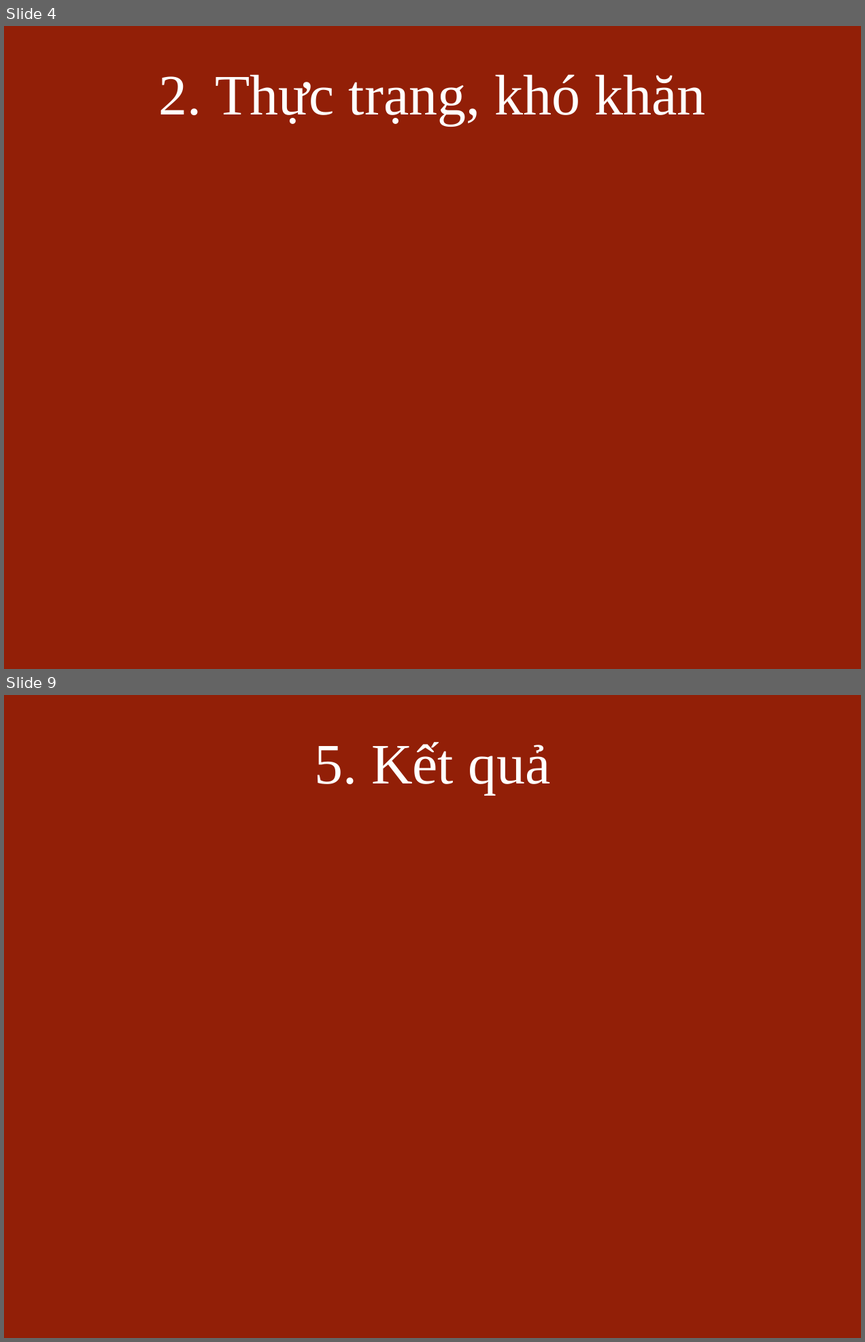
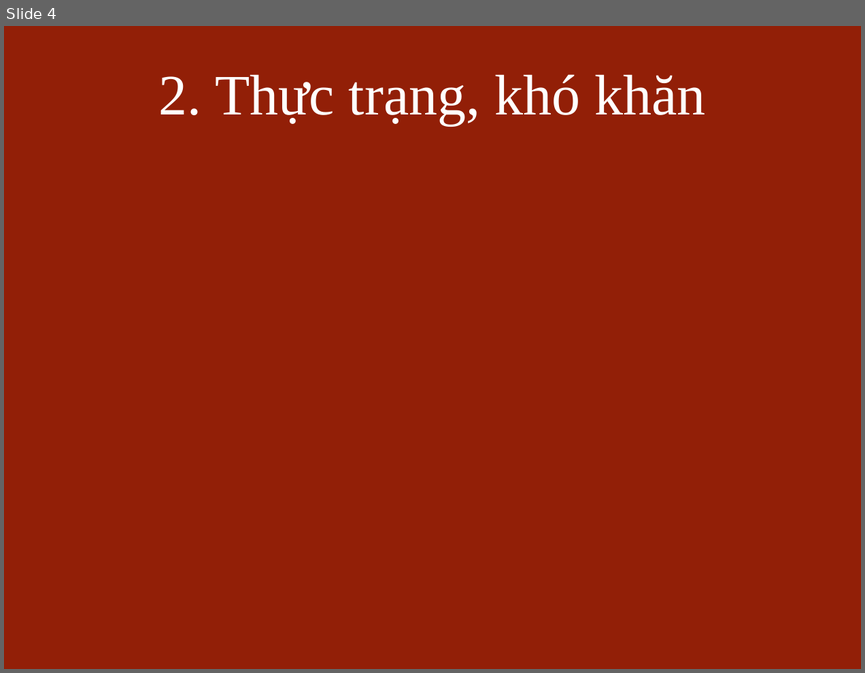
Before and after one commit to nhathai-kiwi/iLawyer228, a slide deck: iLawyer_presentation.pptx. Shown one above the other, each under a label of ours: slides 4 and 9 before the commit, slide 4 after it; the slides between them are not shown. The pictures are 865x1342 and 865x673 pixels, drawn with LibreOffice and Linux fonts; fonts in the diff are those of the drawing; background and template pictures are left out. Boxes give left, top, right and bottom in pixels: in the first picture for what was removed or moved away, otherwise in the second. Text is boxed around its words. In the diff, an @@ line names an element or a change of style, - is before the commit and + after.

```diff
--- a/iLawyer_presentation.pptx
+++ b/iLawyer_presentation.pptx
@@ slide 9 removed at [4, 695, 861, 1338], background picture (left out) @@
@@ title removed at [314, 742, 550, 794] @@
-5. Kết quả
```
Also in this commit, not shown: 5 slides changed, 4 slides added, 2 other slides removed, 19 other files.
